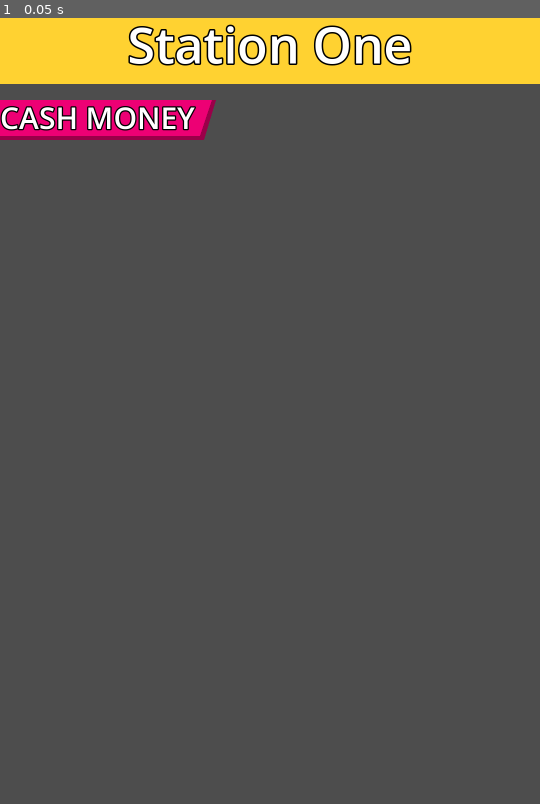
Above: before the commit, frame 1.
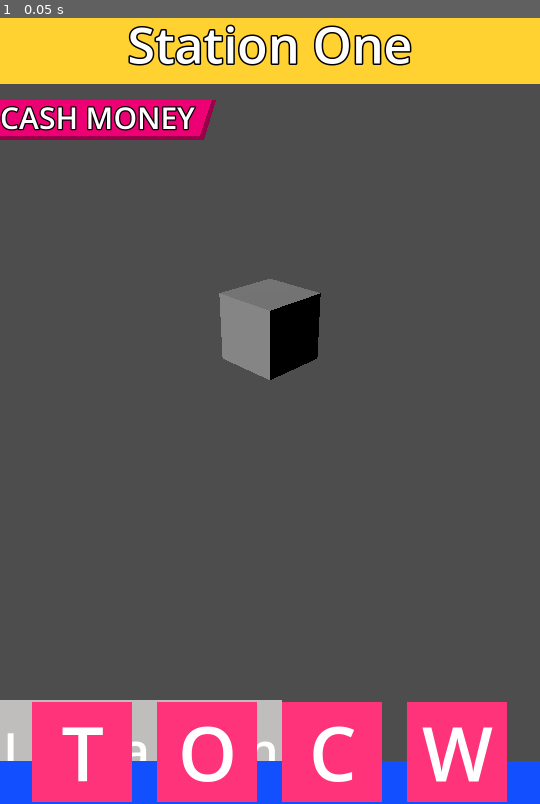
Above: after the commit, the same moment.

Repository: akolight/Idle-Station
Game: Godot game, scene res://scenes/main.tscn
The game is run twice, just before and just after one commit, with the same random seed, the same clock (stepped at 60 frames per second) and the same inputs. The project has no main scene, so this scene is started directly.
Inputs:
- Up to frame 1 (0.05 s): no input

The runs differ from the first frame. In frame 1, 14% of the frame differs, in the area x 0-100%, y 10-100%.

Commit message:
Placeholder UI
added bottom UI buttons and tooltips.
Tested 3d background

Diff:
--- a/project.godot
+++ b/project.godot
@@ -18,7 +18,6 @@
 
 window/size/viewport_width=1080
 window/size/viewport_height=1920
-window/size/resizable=false
 
 [rendering]
 
--- a/scenes/main.tscn
+++ b/scenes/main.tscn
@@ -1,4 +1,9 @@
-[gd_scene format=3 uid="uid://ivyg2eywpjyf"]
+[gd_scene load_steps=4 format=3 uid="uid://ivyg2eywpjyf"]
+
+[ext_resource type="PackedScene" uid="uid://su3l84vddrlu" path="res://scenes/train.tscn" id="1_6rwhm"]
+[ext_resource type="Theme" uid="uid://dxlfa7i4mbp6i" path="res://themes/icon_buttons.tres" id="2_nh7ak"]
+
+[sub_resource type="BoxMesh" id="BoxMesh_oj51a"]
 
 [node name="Main" type="Control"]
 layout_mode = 3
@@ -8,7 +13,7 @@
 grow_horizontal = 2
 grow_vertical = 2
 
-[node name="Panel" type="ColorRect" parent="."]
+[node name="TopUI" type="ColorRect" parent="."]
 layout_mode = 1
 anchors_preset = -1
 anchor_right = 1.0
@@ -17,17 +22,17 @@
 grow_vertical = 2
 color = Color(1, 0.823529, 0.192157, 1)
 
-[node name="MoneyPoly2" type="Polygon2D" parent="Panel"]
+[node name="MoneyPoly2" type="Polygon2D" parent="TopUI"]
 position = Vector2(10, 0)
 color = Color(0.607843, 0, 0.286275, 1)
 polygon = PackedVector2Array(-10, 192, 422, 192, 398, 272, -10, 272)
 
-[node name="MoneyPoly" type="Polygon2D" parent="Panel"]
+[node name="MoneyPoly" type="Polygon2D" parent="TopUI"]
 position = Vector2(10, 0)
 color = Color(0.929412, 0, 0.454902, 1)
 polygon = PackedVector2Array(-10, 192, 414, 192, 390, 264, -10, 264)
 
-[node name="Money" type="Label" parent="Panel"]
+[node name="Money" type="Label" parent="TopUI"]
 layout_mode = 1
 anchors_preset = -1
 anchor_right = 1.0
@@ -40,7 +45,7 @@
 theme_override_font_sizes/font_size = 60
 text = "CASH MONEY"
 
-[node name="StationName" type="Label" parent="Panel"]
+[node name="StationName" type="Label" parent="TopUI"]
 layout_mode = 1
 anchors_preset = 8
 anchor_left = 0.5
@@ -59,11 +64,170 @@
 theme_override_font_sizes/font_size = 100
 text = "Station One"
 
-[node name="VBoxContainer" type="VBoxContainer" parent="."]
-layout_mode = 1
-anchors_preset = -1
-anchor_top = 0.1
-anchor_right = 1.0
-anchor_bottom = 1.0
-grow_horizontal = 2
-grow_vertical = 2
+[node name="Trains" type="Control" parent="."]
+layout_mode = 1
+anchor_top = 0.15
+anchor_right = 1.0
+anchor_bottom = 1.0
+offset_top = -1.14441e-05
+grow_horizontal = 0
+
+[node name="Train" parent="Trains" instance=ExtResource("1_6rwhm")]
+layout_direction = 2
+layout_mode = 2
+anchors_preset = 0
+anchor_right = 0.0
+anchor_bottom = 0.0
+offset_top = 1152.0
+offset_right = 1080.0
+offset_bottom = 1352.0
+
+[node name="BotUI" type="ColorRect" parent="."]
+layout_mode = 1
+anchors_preset = -1
+anchor_top = 0.9
+anchor_right = 1.0
+anchor_bottom = 1.0
+offset_top = 75.0
+grow_horizontal = 2
+grow_vertical = 0
+color = Color(0.0705882, 0.309804, 1, 1)
+
+[node name="ColorRect" type="ColorRect" parent="BotUI"]
+layout_mode = 1
+anchors_preset = -1
+anchor_left = 0.5
+anchor_top = 0.5
+anchor_right = 0.5
+anchor_bottom = 0.5
+offset_left = -475.0
+offset_top = -162.0
+offset_right = -275.0
+offset_bottom = 38.0
+grow_horizontal = 2
+grow_vertical = 2
+tooltip_text = "Trains - List of trains, stats, and performance"
+color = Color(1, 0.2, 0.47451, 1)
+
+[node name="Label" type="Label" parent="BotUI/ColorRect"]
+layout_mode = 1
+anchors_preset = 8
+anchor_left = 0.5
+anchor_top = 0.5
+anchor_right = 0.5
+anchor_bottom = 0.5
+offset_left = -20.0
+offset_top = -11.5
+offset_right = 20.0
+offset_bottom = 11.5
+grow_horizontal = 2
+grow_vertical = 2
+theme = ExtResource("2_nh7ak")
+text = "T"
+
+[node name="ColorRect2" type="ColorRect" parent="BotUI"]
+layout_mode = 1
+anchors_preset = -1
+anchor_left = 0.5
+anchor_top = 0.5
+anchor_right = 0.5
+anchor_bottom = 0.5
+offset_left = -225.0
+offset_top = -162.0
+offset_right = -25.0
+offset_bottom = 38.0
+grow_horizontal = 2
+grow_vertical = 2
+tooltip_text = "Office - Marketing options + staffing (basic & premium)"
+color = Color(1, 0.2, 0.47451, 1)
+
+[node name="Label" type="Label" parent="BotUI/ColorRect2"]
+layout_mode = 1
+anchors_preset = 8
+anchor_left = 0.5
+anchor_top = 0.5
+anchor_right = 0.5
+anchor_bottom = 0.5
+offset_left = -59.0
+offset_top = -102.5
+offset_right = 59.0
+offset_bottom = 102.5
+grow_horizontal = 2
+grow_vertical = 2
+theme = ExtResource("2_nh7ak")
+text = "O"
+
+[node name="ColorRect3" type="ColorRect" parent="BotUI"]
+layout_mode = 1
+anchors_preset = -1
+anchor_left = 0.5
+anchor_top = 0.5
+anchor_right = 0.5
+anchor_bottom = 0.5
+offset_left = 25.0
+offset_top = -162.0
+offset_right = 225.0
+offset_bottom = 38.0
+grow_horizontal = 2
+grow_vertical = 2
+tooltip_text = "Checklist - missions for bonus basic/premium currency. updates daily/weekly"
+color = Color(1, 0.2, 0.47451, 1)
+
+[node name="Label" type="Label" parent="BotUI/ColorRect3"]
+layout_mode = 1
+anchors_preset = 8
+anchor_left = 0.5
+anchor_top = 0.5
+anchor_right = 0.5
+anchor_bottom = 0.5
+offset_left = -20.0
+offset_top = -11.5
+offset_right = 20.0
+offset_bottom = 11.5
+grow_horizontal = 2
+grow_vertical = 2
+theme = ExtResource("2_nh7ak")
+text = "C"
+
+[node name="ColorRect4" type="ColorRect" parent="BotUI"]
+layout_mode = 1
+anchors_preset = -1
+anchor_left = 0.5
+anchor_top = 0.5
+anchor_right = 0.5
+anchor_bottom = 0.5
+offset_left = 275.0
+offset_top = -162.0
+offset_right = 475.0
+offset_bottom = 38.0
+grow_horizontal = 2
+grow_vertical = 2
+tooltip_text = "World - shows list of stations, and event station"
+color = Color(1, 0.2, 0.47451, 1)
+
+[node name="Label" type="Label" parent="BotUI/ColorRect4"]
+layout_mode = 1
+anchors_preset = 8
+anchor_left = 0.5
+anchor_top = 0.5
+anchor_right = 0.5
+anchor_bottom = 0.5
+offset_left = -20.0
+offset_top = -11.5
+offset_right = 20.0
+offset_bottom = 11.5
+grow_horizontal = 2
+grow_vertical = 2
+theme = ExtResource("2_nh7ak")
+text = "W"
+
+[node name="Node3D" type="Node3D" parent="."]
+
+[node name="MeshInstance3D" type="MeshInstance3D" parent="Node3D"]
+mesh = SubResource("BoxMesh_oj51a")
+
+[node name="Camera3D" type="Camera3D" parent="Node3D"]
+transform = Transform3D(0.707107, -0.353553, 0.612372, 3.02058e-16, 0.866025, 0.5, -0.707107, -0.353553, 0.612372, 5, 2.799, 5)
+
+[node name="DirectionalLight3D" type="DirectionalLight3D" parent="Node3D"]
+transform = Transform3D(1, 0, 0, 0, 0.806114, 0.59176, 0, -0.59176, 0.806114, 0, 6.02818, 5.86447)
--- a/scenes/train.tscn
+++ b/scenes/train.tscn
@@ -2,16 +2,32 @@
 
 [node name="Train" type="Control"]
 layout_mode = 3
+anchor_right = 1.0
+anchor_bottom = 0.1
+grow_horizontal = 2
+grow_vertical = 2
+
+[node name="ColorRect" type="ColorRect" parent="."]
+layout_mode = 1
+anchors_preset = -1
+anchor_right = 0.522
+anchor_bottom = 1.0
+offset_right = 0.239984
+grow_horizontal = 2
+grow_vertical = 2
+color = Color(0.752941, 0.741176, 0.741176, 1)
+
+[node name="VBoxContainer" type="VBoxContainer" parent="ColorRect"]
+layout_mode = 1
 anchors_preset = 15
 anchor_right = 1.0
 anchor_bottom = 1.0
 grow_horizontal = 2
 grow_vertical = 2
+alignment = 1
 
-[node name="VBoxContainer" type="VBoxContainer" parent="."]
-layout_mode = 1
-anchors_preset = -1
-anchor_right = 1.0
-anchor_bottom = 0.1
-offset_right = -1080.0
-offset_bottom = -213.12
+[node name="Hello" type="Label" parent="ColorRect/VBoxContainer"]
+layout_mode = 2
+size_flags_horizontal = 4
+theme_override_font_sizes/font_size = 100
+text = "I am a train"
--- /dev/null
+++ b/scripts/train.gd
@@ -0,0 +1 @@
+extends Control
--- /dev/null
+++ b/themes/icon_buttons.tres
@@ -0,0 +1,4 @@
+[gd_resource type="Theme" format=3 uid="uid://dxlfa7i4mbp6i"]
+
+[resource]
+default_font_size = 150
